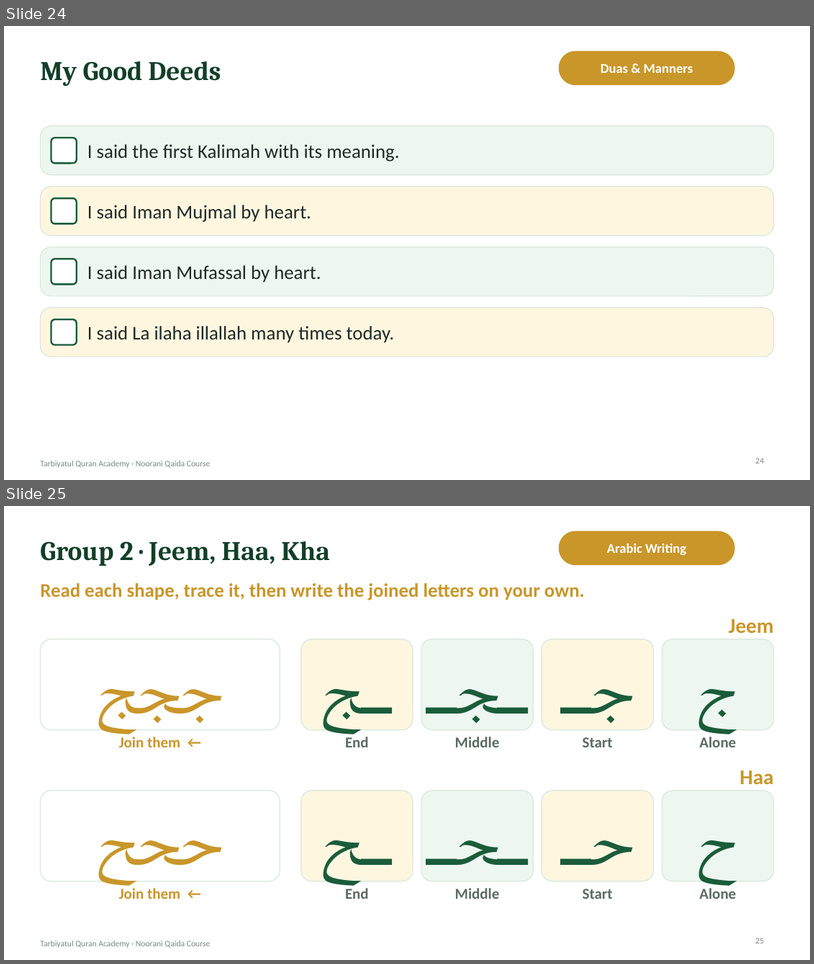
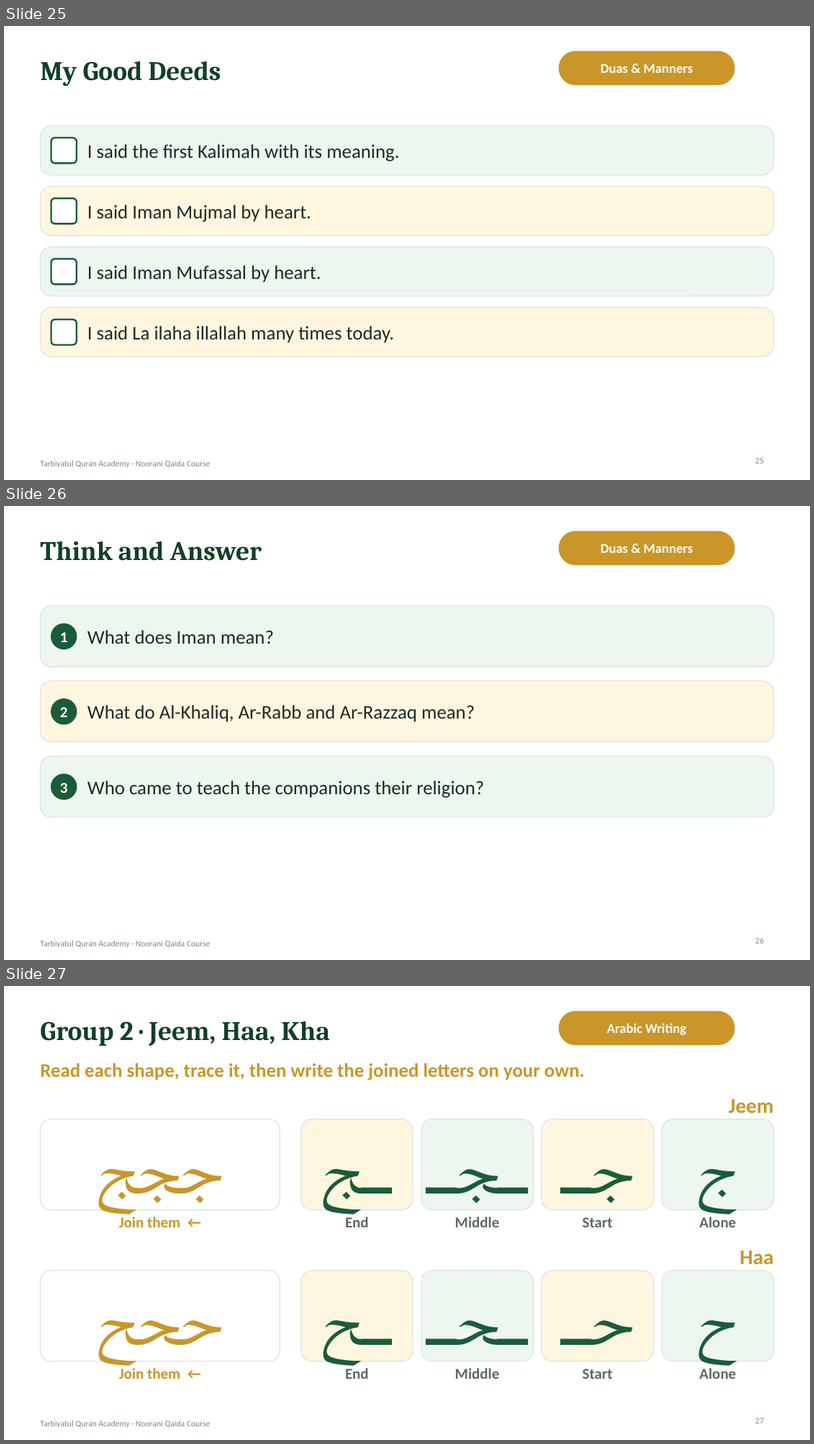
Before and after one commit to ibnhosain/TQA-Management-System, a slide deck: backend/core/deck_seed/noorani-qaida-lecture-04.pptx. Shown one above the other, each under a label of ours: slides 24 and 25 before the commit, slides 25, 26 and 27 after it. The pictures are 814x964 and 814x1444 pixels, drawn with LibreOffice and Linux fonts; fonts in the diff are those of the drawing; background and template pictures are left out. Boxes give left, top, right and bottom in pixels: in the first picture for what was removed or moved away, otherwise in the second. Text is boxed around its words. In the diff, an @@ line names an element or a change of style, - is before the commit and + after.

```diff
--- a/backend/core/deck_seed/noorani-qaida-lecture-04.pptx
+++ b/backend/core/deck_seed/noorani-qaida-lecture-04.pptx
@@ slide 26 added at box(4, 506, 810, 960), background #FFFFFF; not listed: 1 template element that a slide beside it also shows @@
@@ title added at box(40, 541, 262, 561), 32 pt, text #123F28, bold @@
+Think and Answer
@@ rounded rectangle added at box(559, 531, 735, 565), fill #C9962A, outline #C9962A 1 pt @@
@@ text added at box(601, 544, 694, 553), 16 pt, text #FFFFFF, bold @@
+Duas & Manners
@@ rounded rectangle added at box(40, 606, 774, 667), fill #EEF6F0, outline #D7E7DC 1 pt @@
@@ ellipse added at box(52, 623, 77, 649), fill #1A5C3A, outline #1A5C3A 1 pt @@
@@ text added at box(60, 632, 68, 642), 18 pt, text #FFFFFF, bold @@
+1
@@ text added at box(88, 630, 274, 644), 23 pt, text #1F2A24 @@
+What does Iman mean?
@@ rounded rectangle added at box(40, 681, 774, 742), fill #FFF6E0, outline #D7E7DC 1 pt @@
@@ ellipse added at box(52, 699, 77, 724), fill #1A5C3A, outline #1A5C3A 1 pt @@
@@ text added at box(60, 707, 68, 717), 18 pt, text #FFFFFF, bold @@
+2
@@ text added at box(88, 705, 475, 722), 23 pt, text #1F2A24 @@
+What do Al-Khaliq, Ar-Rabb and Ar-Razzaq mean?
@@ rounded rectangle added at box(40, 756, 774, 817), fill #EEF6F0, outline #D7E7DC 1 pt @@
@@ ellipse added at box(52, 774, 77, 800), fill #1A5C3A, outline #1A5C3A 1 pt @@
@@ text added at box(60, 782, 68, 793), 18 pt, text #FFFFFF, bold @@
+3
@@ text added at box(88, 780, 484, 798), 23 pt, text #1F2A24 @@
+Who came to teach the companions their religion?
@@ page number added at box(756, 937, 764, 943), 10 pt, text #7A8A80 @@
+26
@@ what was slide 24 is now slide 25 @@
@@ page number at box(756, 457, 764, 463): text changed @@
-24
+25
@@ what was slide 25 is now slide 27 @@
@@ page number at box(756, 1417, 764, 1423): text changed @@
-25
+27
```
Also in this commit, not shown: 1 other slide added, 43 other files.
